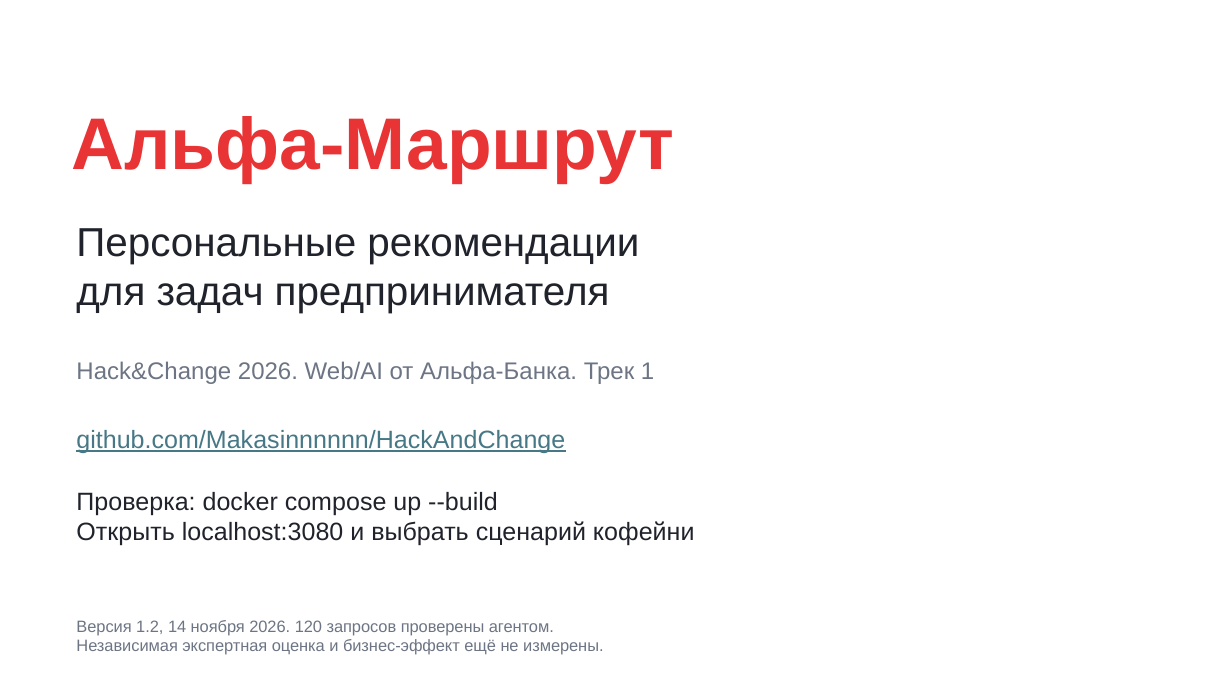
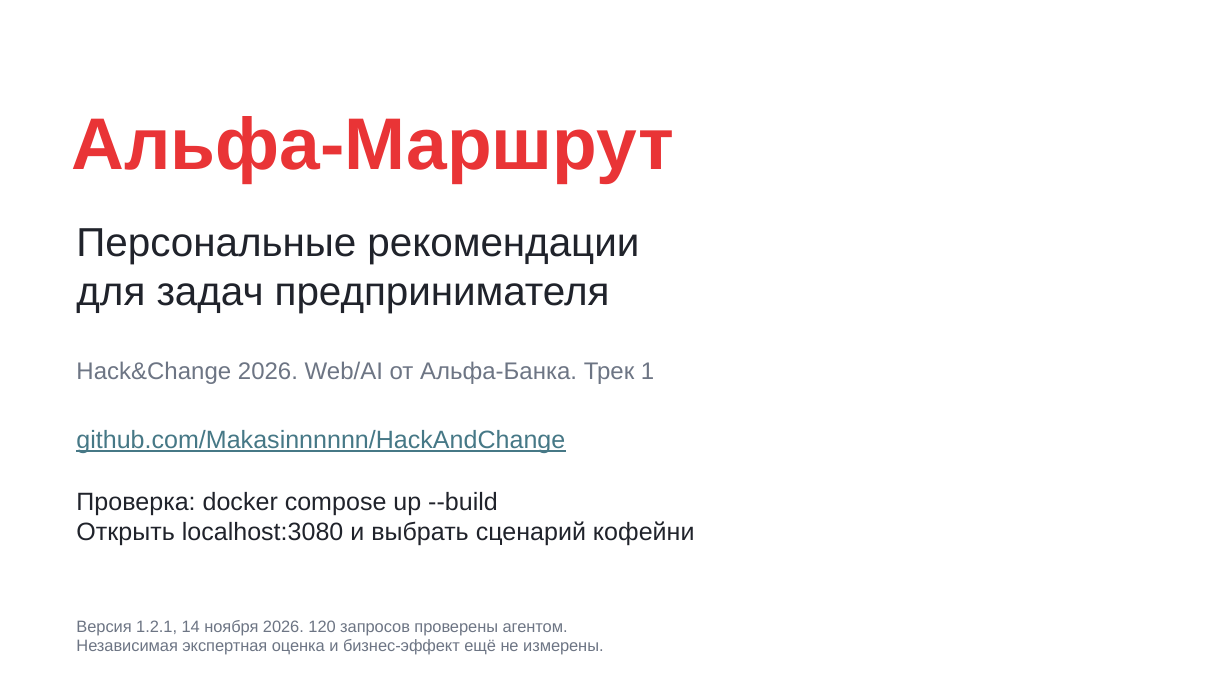
Before and after one commit to Makasinnnnnn/HackAndChange, a slide deck: slide 1 of output/presentation/alfa-route-1.2.pptx. Drawn at 1232x693 pixels with LibreOffice and Linux fonts; fonts in the diff are those of the drawing. Boxes give left, top, right and bottom in pixels: in the first picture for what was removed or moved away, otherwise in the second. Text is boxed around its words. In the diff, an @@ line names an element or a change of style, - is before the commit and + after.

```diff
--- a/output/presentation/alfa-route-1.2.pptx
+++ b/output/presentation/alfa-route-1.2.pptx
@@ text at bbox=[76, 620, 568, 635]: text changed @@
-Версия 1.2, 14 ноября 2026. 120 запросов проверены агентом.
+Версия 1.2.1, 14 ноября 2026. 120 запросов проверены агентом.
```
Also in this commit, not shown: 23 other files.
